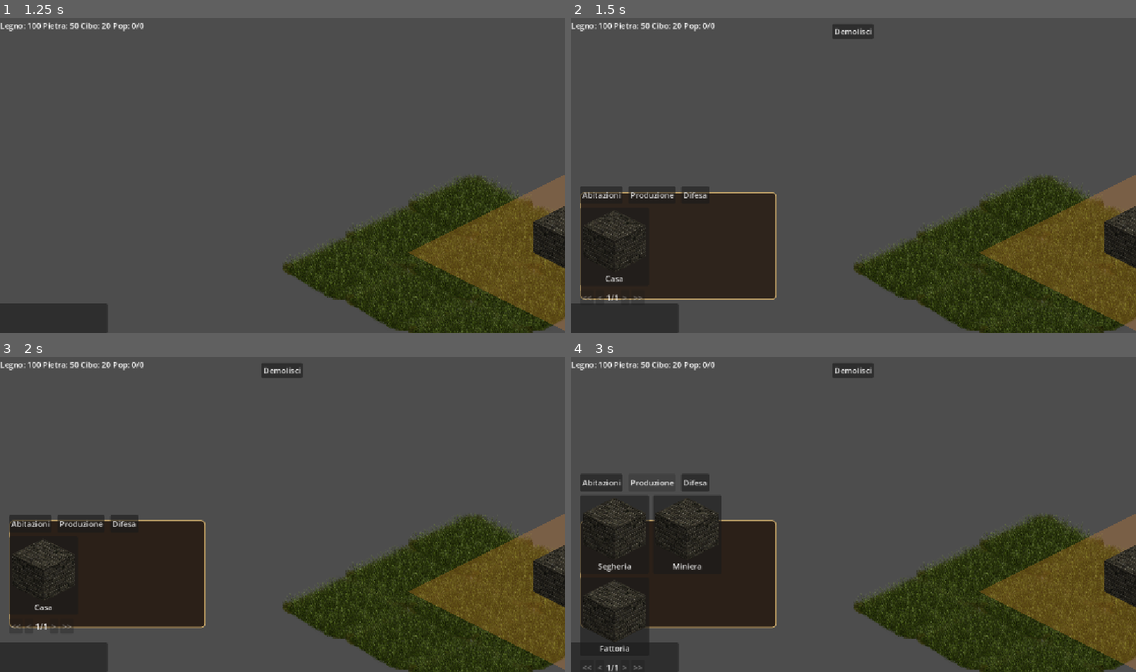
Above: before the commit, frames 1-4 (two rows, left to right).
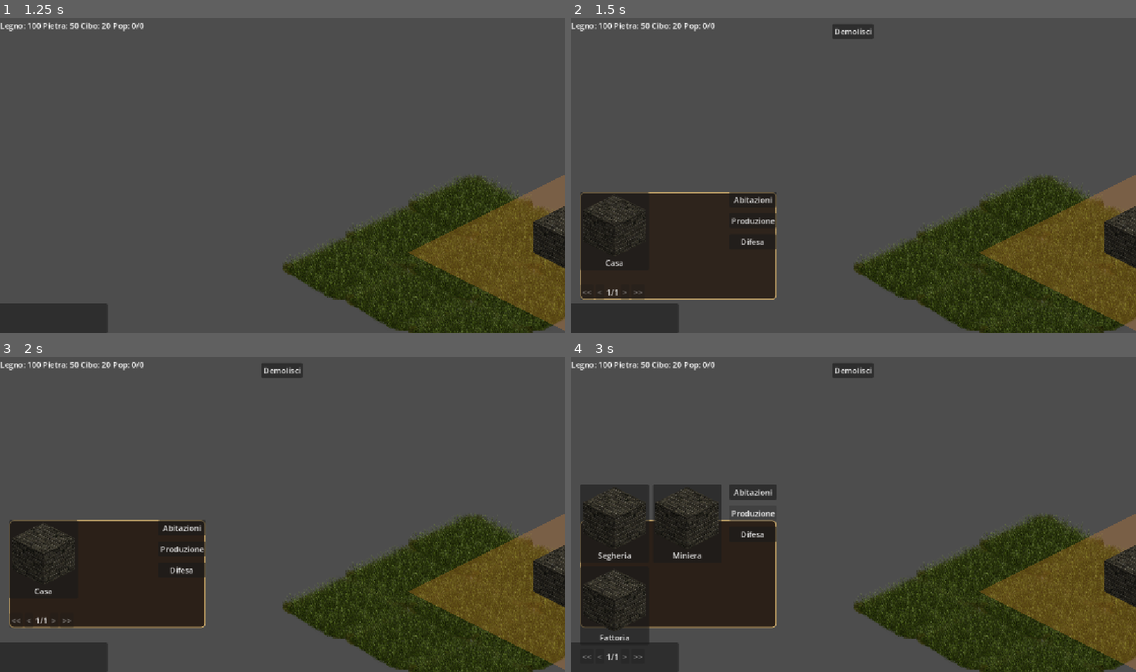
Above: after the commit, the same moments.

Repository: IlPeNNa/BT7K
Game: Godot game, scene res://scenes/menus/main_menu.tscn
The game is run twice, just before and just after one commit, with the same random seed, the same clock (stepped at 60 frames per second) and the same inputs.
Inputs (mouse positions are in pixels of both pictures, inside the frame that each line leads up to):
- Up to frame 1 (1.25 s): click "Nuova Partita" at 0.5 s
- Up to frame 2 (1.5 s): click (582, 317) at 1.25 s
- Up to frame 3 (2 s): no input
- Up to frame 4 (3 s): click "Abitazioni" at 2 s; click "Produzione" at 2.75 s

Frame 1 is identical in both runs. In frame 2, 1.4% of the frame differs, in the area x 1-37%, y 53-90%; in frame 3, 1.5%; in frame 4, 3.0%, in the area x 1-37%, y 37-100%.

Commit message:
Update 3 agosto

Diff:
--- a/scenes/ui/confirm_spend_dialog.gd
+++ b/scenes/ui/confirm_spend_dialog.gd
@@ -22,9 +22,12 @@
 	cancel_button.pressed.connect(_on_cancel_pressed)
 
 
-func open_for(data: BuildingData) -> void:
-	building_name_label.text = data.display_name
-	_populate_costs(data.cost)
+## Generico: qualunque azione che spende risorse può aprire questo dialog,
+## non solo il piazzamento edifici. "title" è il nome mostrato in cima
+## (es. nome edificio, nome tecnologia), "cost" il Dictionary risorsa->importo.
+func open_with(title: String, cost: Dictionary) -> void:
+	building_name_label.text = title
+	_populate_costs(cost)
 	visible = true
 
 
--- a/scenes/ui/main_hud.gd
+++ b/scenes/ui/main_hud.gd
@@ -26,19 +26,19 @@
 @onready var inventory_tab: Button = $BottomBar/TabRow/InventoryTab
 
 @onready var buildings_panel: Control = $BuildingsPanel
-@onready var housing_cat_btn: Button = $BuildingsPanel/ContentColumn/CategoryTabs/HousingCatBtn
-@onready var production_cat_btn: Button = $BuildingsPanel/ContentColumn/CategoryTabs/ProductionCatBtn
-@onready var defense_cat_btn: Button = $BuildingsPanel/ContentColumn/CategoryTabs/DefenseCatBtn
-@onready var buildings_grid: GridContainer = $BuildingsPanel/ContentColumn/BuildingsGrid
+@onready var housing_cat_btn: Button = $BuildingsPanel/MainRow/CategoryTabs/HousingCatBtn
+@onready var production_cat_btn: Button = $BuildingsPanel/MainRow/CategoryTabs/ProductionCatBtn
+@onready var defense_cat_btn: Button = $BuildingsPanel/MainRow/CategoryTabs/DefenseCatBtn
+@onready var buildings_grid: GridContainer = $BuildingsPanel/MainRow/ContentColumn/BuildingsGrid
 @onready var demolish_bar: Control = $DemolishBar
 @onready var demolish_button: Button = $DemolishBar/DemolishButton
 
-@onready var page_nav: HBoxContainer = $BuildingsPanel/ContentColumn/PageNav
-@onready var first_page_button: Button = $BuildingsPanel/ContentColumn/PageNav/FirstPageButton
-@onready var prev_page_button: Button = $BuildingsPanel/ContentColumn/PageNav/PrevPageButton
-@onready var page_label: Label = $BuildingsPanel/ContentColumn/PageNav/PageLabel
-@onready var next_page_button: Button = $BuildingsPanel/ContentColumn/PageNav/NextPageButton
-@onready var last_page_button: Button = $BuildingsPanel/ContentColumn/PageNav/LastPageButton
+@onready var page_nav: HBoxContainer = $BuildingsPanel/MainRow/ContentColumn/PageNav
+@onready var first_page_button: Button = $BuildingsPanel/MainRow/ContentColumn/PageNav/FirstPageButton
+@onready var prev_page_button: Button = $BuildingsPanel/MainRow/ContentColumn/PageNav/PrevPageButton
+@onready var page_label: Label = $BuildingsPanel/MainRow/ContentColumn/PageNav/PageLabel
+@onready var next_page_button: Button = $BuildingsPanel/MainRow/ContentColumn/PageNav/NextPageButton
+@onready var last_page_button: Button = $BuildingsPanel/MainRow/ContentColumn/PageNav/LastPageButton
 
 const BUILDINGS_DATA_PATH := "res://data/buildings/"
 const BUILDINGS_PER_PAGE := 4  # 2 colonne x 2 righe, come da riferimento FoE
@@ -164,6 +164,16 @@
 	demolish_bar.visible = opening
 	if not opening:
 		demolish_button.button_pressed = false
+
+
+## Chiude il Menu Edifici se è quello attualmente aperto, senza toccare
+## gli altri pannelli. Pubblico perché va richiamato da fuori (tasto destro
+## in kingdom_thenorth.gd), riusa _toggle_buildings_menu() così l'animazione
+## di chiusura e l'emissione di buildings_menu_closed restano identiche a
+## quando si chiude cliccando la tab Edifici.
+func close_buildings_menu() -> void:
+	if _active_panel == buildings_panel:
+		_toggle_buildings_menu()
 
 
 func _on_demolish_toggled(active: bool) -> void:
--- a/scenes/ui/main_hud.tscn
+++ b/scenes/ui/main_hud.tscn
@@ -82,61 +82,65 @@
 grow_vertical = 2
 theme_override_styles/panel = SubResource("StyleBoxFlat_3p5rq")
 
-[node name="ContentColumn" type="VBoxContainer" parent="BuildingsPanel" unique_id=1560163717]
+[node name="MainRow" type="HBoxContainer" parent="BuildingsPanel" unique_id=327334036]
 layout_mode = 1
 anchors_preset = 15
 anchor_right = 1.0
 anchor_bottom = 1.0
 grow_horizontal = 2
 grow_vertical = 2
+
+[node name="ContentColumn" type="VBoxContainer" parent="BuildingsPanel/MainRow" unique_id=1560163717]
+layout_mode = 2
+size_flags_horizontal = 3
 theme_override_constants/separation = 8
 
-[node name="CategoryTabs" type="HBoxContainer" parent="BuildingsPanel/ContentColumn" unique_id=945723067]
-custom_minimum_size = Vector2(0, 36)
-layout_mode = 2
-theme_override_constants/separation = 12
-
-[node name="HousingCatBtn" type="Button" parent="BuildingsPanel/ContentColumn/CategoryTabs" unique_id=601787572]
-layout_mode = 2
-text = "Abitazioni"
-
-[node name="ProductionCatBtn" type="Button" parent="BuildingsPanel/ContentColumn/CategoryTabs" unique_id=915258719]
-layout_mode = 2
-text = "Produzione"
-
-[node name="DefenseCatBtn" type="Button" parent="BuildingsPanel/ContentColumn/CategoryTabs" unique_id=254868238]
-layout_mode = 2
-text = "Difesa"
-
-[node name="BuildingsGrid" type="GridContainer" parent="BuildingsPanel/ContentColumn" unique_id=1587124604]
+[node name="BuildingsGrid" type="GridContainer" parent="BuildingsPanel/MainRow/ContentColumn" unique_id=1587124604]
 layout_mode = 2
 size_flags_vertical = 3
 theme_override_constants/h_separation = 8
 theme_override_constants/v_separation = 8
 columns = 2
 
-[node name="PageNav" type="HBoxContainer" parent="BuildingsPanel/ContentColumn" unique_id=1610909653]
+[node name="PageNav" type="HBoxContainer" parent="BuildingsPanel/MainRow/ContentColumn" unique_id=1610909653]
 layout_mode = 2
 
-[node name="FirstPageButton" type="Button" parent="BuildingsPanel/ContentColumn/PageNav" unique_id=646839970]
+[node name="FirstPageButton" type="Button" parent="BuildingsPanel/MainRow/ContentColumn/PageNav" unique_id=646839970]
 layout_mode = 2
 text = "<<"
 
-[node name="PrevPageButton" type="Button" parent="BuildingsPanel/ContentColumn/PageNav" unique_id=508898960]
+[node name="PrevPageButton" type="Button" parent="BuildingsPanel/MainRow/ContentColumn/PageNav" unique_id=508898960]
 layout_mode = 2
 text = "<"
 
-[node name="PageLabel" type="Label" parent="BuildingsPanel/ContentColumn/PageNav" unique_id=363763146]
+[node name="PageLabel" type="Label" parent="BuildingsPanel/MainRow/ContentColumn/PageNav" unique_id=363763146]
 layout_mode = 2
 text = "1/1"
 
-[node name="NextPageButton" type="Button" parent="BuildingsPanel/ContentColumn/PageNav" unique_id=745657488]
+[node name="NextPageButton" type="Button" parent="BuildingsPanel/MainRow/ContentColumn/PageNav" unique_id=745657488]
 layout_mode = 2
 text = ">"
 
-[node name="LastPageButton" type="Button" parent="BuildingsPanel/ContentColumn/PageNav" unique_id=1187611707]
+[node name="LastPageButton" type="Button" parent="BuildingsPanel/MainRow/ContentColumn/PageNav" unique_id=1187611707]
 layout_mode = 2
 text = ">>"
+
+[node name="CategoryTabs" type="VBoxContainer" parent="BuildingsPanel/MainRow" unique_id=1363878016]
+custom_minimum_size = Vector2(0, 36)
+layout_mode = 2
+theme_override_constants/separation = 12
+
+[node name="HousingCatBtn" type="Button" parent="BuildingsPanel/MainRow/CategoryTabs" unique_id=601787572]
+layout_mode = 2
+text = "Abitazioni"
+
+[node name="ProductionCatBtn" type="Button" parent="BuildingsPanel/MainRow/CategoryTabs" unique_id=915258719]
+layout_mode = 2
+text = "Produzione"
+
+[node name="DefenseCatBtn" type="Button" parent="BuildingsPanel/MainRow/CategoryTabs" unique_id=254868238]
+layout_mode = 2
+text = "Difesa"
 
 [node name="DemolishBar" type="Control" parent="." unique_id=494623196]
 layout_mode = 1
--- a/scenes/world/kingdom_thenorth.gd
+++ b/scenes/world/kingdom_thenorth.gd
@@ -71,6 +71,8 @@
 	info_modal.closed.connect(building_action_bar.show_again)
 	confirm_spend_dialog.confirmed.connect(_on_placement_confirmed)
 	confirm_spend_dialog.cancelled.connect(_on_placement_cancelled)
+
+	GameManager.game_state_changed.connect(_on_game_state_changed)
 
 
 	if SaveManager.load_requested:
@@ -188,7 +190,10 @@
 		elif event.button_index == MOUSE_BUTTON_WHEEL_DOWN and event.pressed:
 			_zoom_camera(-ZOOM_STEP)
 		elif event.button_index == MOUSE_BUTTON_RIGHT and event.pressed:
-			_cancel_placement_selection()
+			if ghost.visible:
+				_cancel_placement_selection()
+			else:
+				main_hud.close_buildings_menu()
 		elif event.button_index == MOUSE_BUTTON_LEFT:
 			if event.pressed:
 				_is_left_button_held = true
@@ -255,6 +260,15 @@
 	ghost.visible = false
 
 
+## Qualunque uscita da PLAYING (pausa, menu impostazioni aperto sopra la
+## pausa, ecc.) deve annullare il piazzamento in corso: più robusto che
+## intercettare ESC nell'input, perché un _input() a priorità più alta
+## (Pause Menu, Settings) può consumare l'evento prima che arrivi qui.
+func _on_game_state_changed(new_state: GameManager.GameState) -> void:
+	if new_state != GameManager.GameState.PLAYING:
+		_cancel_placement_selection()
+
+
 func _try_place_building() -> void:
 	if not ghost.visible:
 		return
@@ -269,7 +283,7 @@
 		_cancel_placement_selection()
 		_pending_placement_data = selected_building
 		_pending_placement_cell = _current_cell
-		confirm_spend_dialog.open_for(selected_building)
+		confirm_spend_dialog.open_with(selected_building.display_name, selected_building.cost)
 		return
 
 	if not ResourceManager.spend(selected_building.cost):
